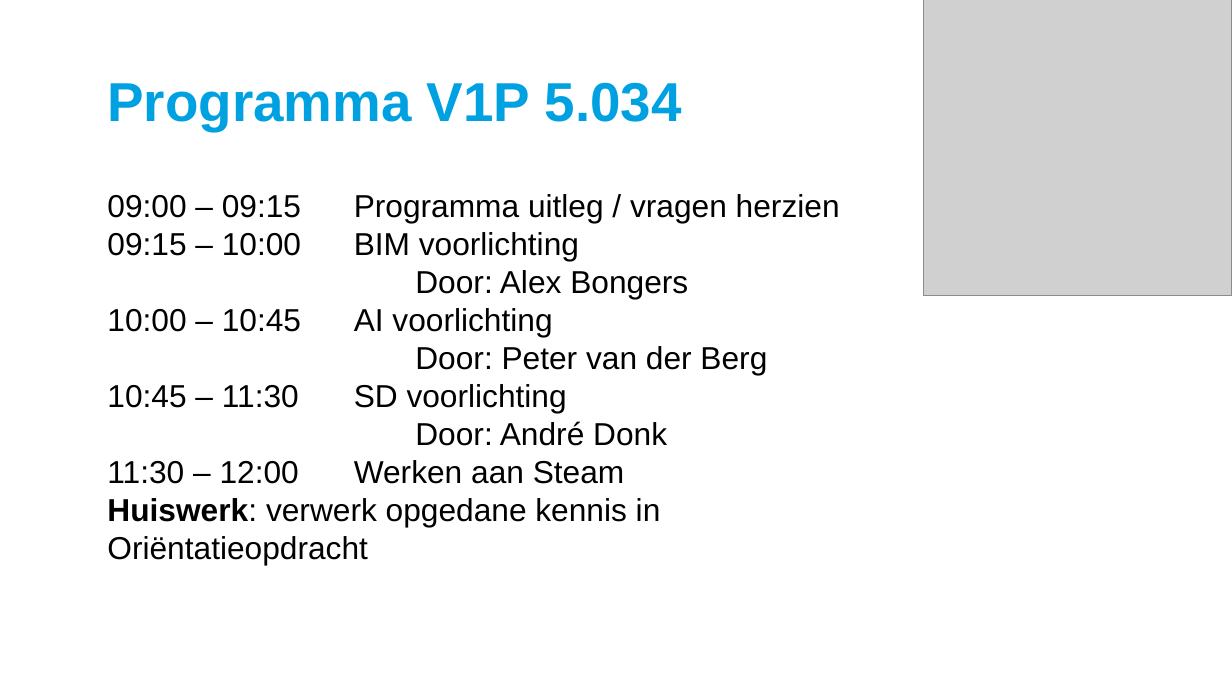
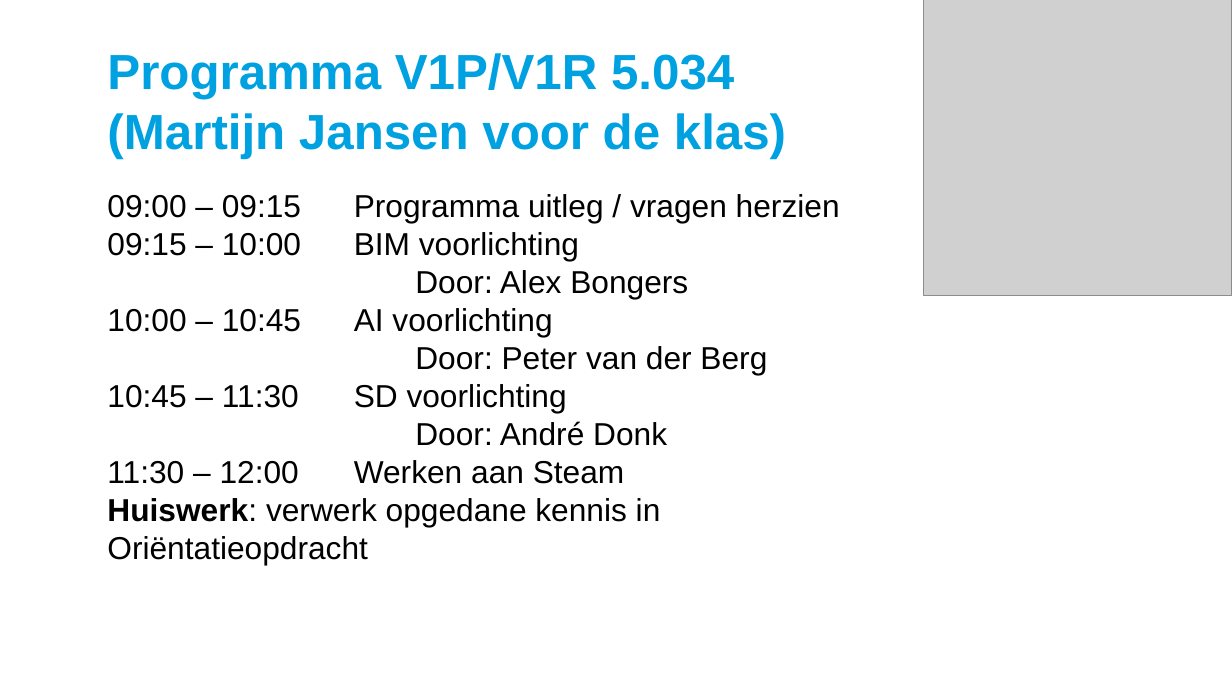
Before and after one commit to HU-PROP-S1/V1SE1_2526_februari-student, a slide deck: slide 2 of Slides/Steam/2026-13-05_ORIENTATIE_PROGRAMMA.pptx. Drawn at 1232x693 pixels with LibreOffice and Linux fonts; fonts in the diff are those of the drawing; grey boxes stand for pictures; background and template pictures are left out. Boxes give left, top, right and bottom in pixels: in the first picture for what was removed or moved away, otherwise in the second. Text is boxed around its words. In the diff, an @@ line names an element or a change of style, - is before the commit and + after.

```diff
--- a/Slides/Steam/2026-13-05_ORIENTATIE_PROGRAMMA.pptx
+++ b/Slides/Steam/2026-13-05_ORIENTATIE_PROGRAMMA.pptx
@@ title at [107, 53, 786, 159]: text changed; size 42.7 to 38.4 pt @@
-Programma V1P 5.034
+Programma V1P/V1R 5.034
+(Martijn Jansen voor de klas)
```
Also in this commit, not shown: 1 other slide changed, 1 slide removed, 1 other file.
